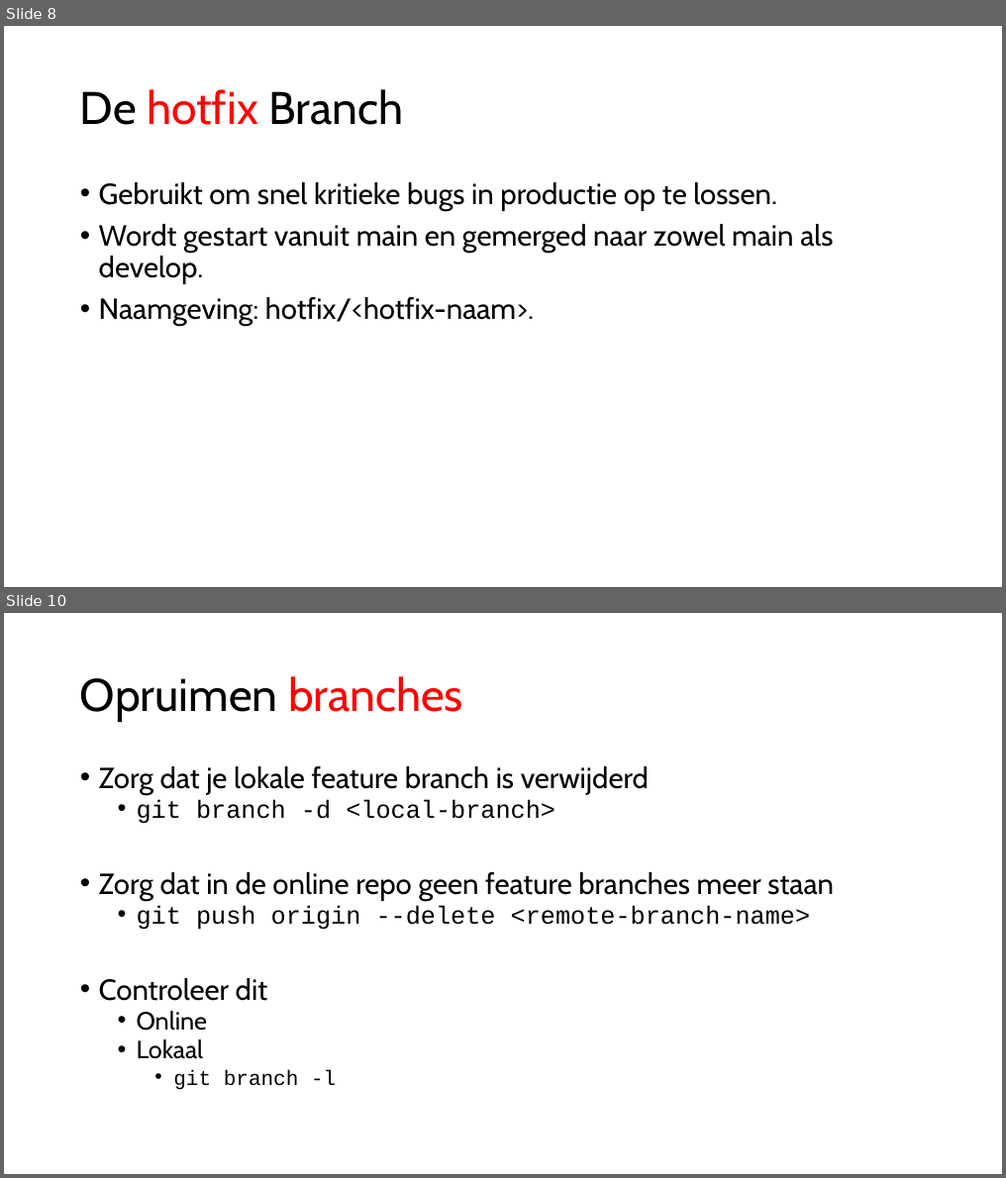
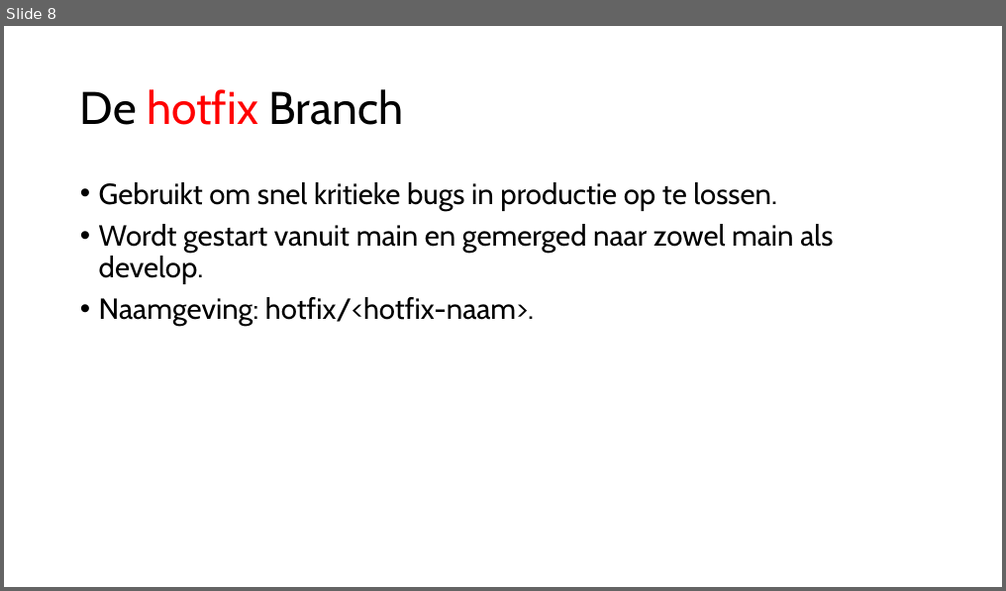
Before and after one commit to djsjollema/lessen-gamedevelopment, a slide deck: M2/Skill/6-Giflow/6 Gitflow.pptx. Shown one above the other, each under a label of ours: slides 8 and 10 before the commit, slide 8 after it; the slides between them are not shown. The pictures are 1006x1178 and 1006x591 pixels, drawn with LibreOffice and Linux fonts; fonts in the diff are those of the drawing. Boxes give left, top, right and bottom in pixels: in the first picture for what was removed or moved away, otherwise in the second. Text is boxed around its words. In the diff, an @@ line names an element or a change of style, - is before the commit and + after.

```diff
--- a/M2/Skill/6-Giflow/6 Gitflow.pptx
+++ b/M2/Skill/6-Giflow/6 Gitflow.pptx
@@ slide 10 removed at box(4, 613, 1002, 1174), background #FFFFFF @@
@@ title removed at box(80, 676, 463, 722) @@
-Opruimen branches
@@ text removed at box(99, 766, 834, 1090) @@
-• Zorg dat je lokale feature branch is verwijderd
-  • git branch -d <local-branch>
-• Zorg dat in de online repo geen feature branches meer staan
-  • git push origin --delete <remote-branch-name>
-• Controleer dit
-  • Online
-  • Lokaal
-    • git branch -l
```
Also in this commit, not shown: 1 slide changed, 1 other slide removed, 1 other file.
